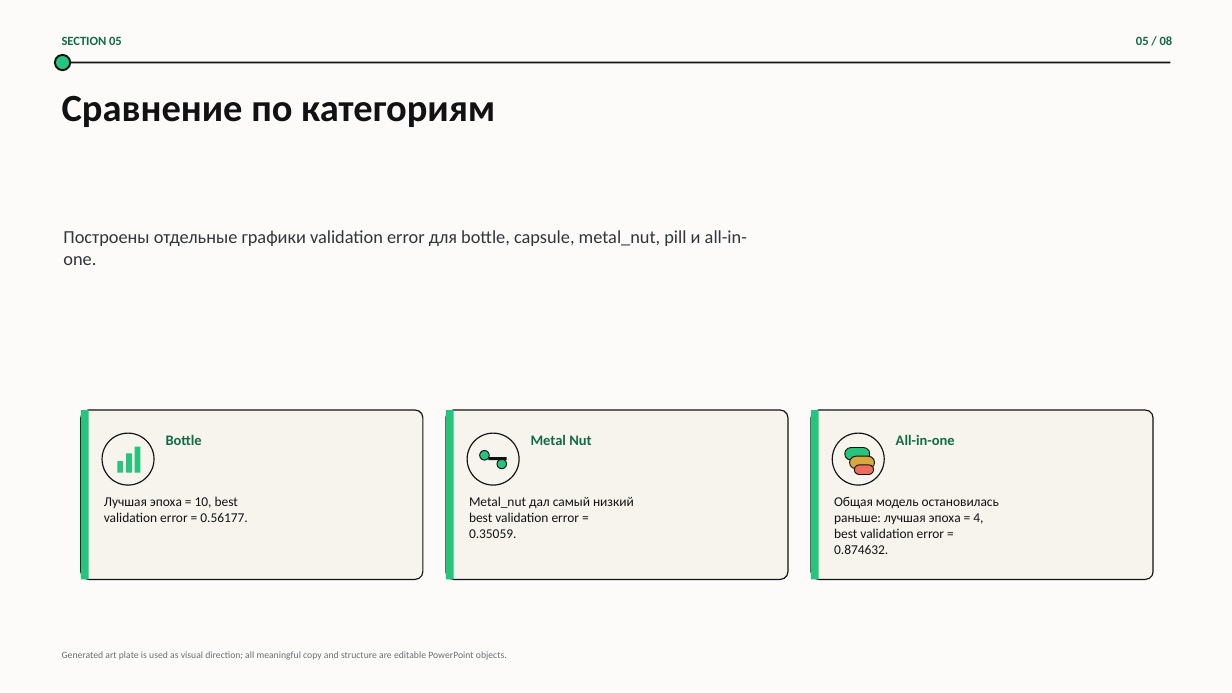
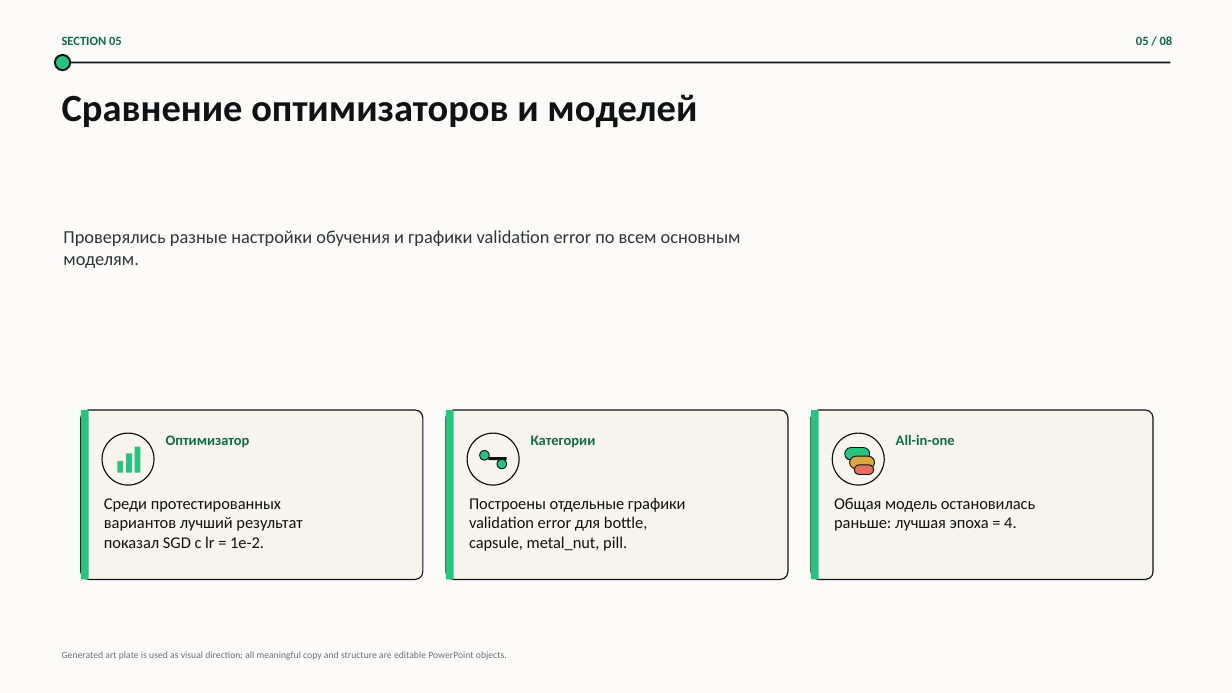
Before and after one commit to rvaleev2016-eng/conveyor-defect-detection, a slide deck: slide 5 of docs/presentation/conveyor_defect_detection_presentation.pptx. Drawn at 1232x693 pixels with LibreOffice and Linux fonts; fonts in the diff are those of the drawing; background and template pictures are left out. Boxes give left, top, right and bottom in pixels: in the first picture for what was removed or moved away, otherwise in the second. Text is boxed around its words. In the diff, an @@ line names an element or a change of style, - is before the commit and + after.

```diff
--- a/docs/presentation/conveyor_defect_detection_presentation.pptx
+++ b/docs/presentation/conveyor_defect_detection_presentation.pptx
@@ text at (x1=62, y1=94, x2=697, y2=128): text changed @@
-Сравнение по категориям
+Сравнение оптимизаторов и моделей
@@ text at (x1=63, y1=230, x2=741, y2=268): text changed @@
-Построены отдельные графики validation error для bottle, capsule, metal_nut, pill и all-in-one.
+Проверялись разные настройки обучения и графики validation error по всем основным моделям.
@@ text at (x1=166, y1=435, x2=250, y2=448): text changed @@
-Bottle
+Оптимизатор
@@ text at (x1=531, y1=435, x2=596, y2=448): text changed @@
-Metal Nut
+Категории
@@ text at (x1=104, y1=498, x2=302, y2=548): text changed; size 10.5 to 12.8 pt @@
-Лучшая эпоха = 10, best
-validation error = 0.56177.
+Среди протестированных
+вариантов лучший результат
+показал SGD с lr = 1e-2.
@@ text at (x1=469, y1=498, x2=686, y2=551): text changed; size 10.5 to 12.8 pt @@
-Metal_nut дал самый низкий
-best validation error =
-0.35059.
+Построены отдельные графики
+validation error для bottle,
+capsule, metal_nut, pill.
@@ text at (x1=834, y1=498, x2=1035, y2=512): size 10.5 to 12.8 pt in "Общая модель остановилась" @@
@@ text at (x1=834, y1=517, x2=1016, y2=531): text changed; size 10.5 to 12.8 pt @@
-раньше: лучшая эпоха = 4,
-best validation error =
-0.874632.
+раньше: лучшая эпоха = 4.
```
Also in this commit, not shown: 7 other slides changed.
